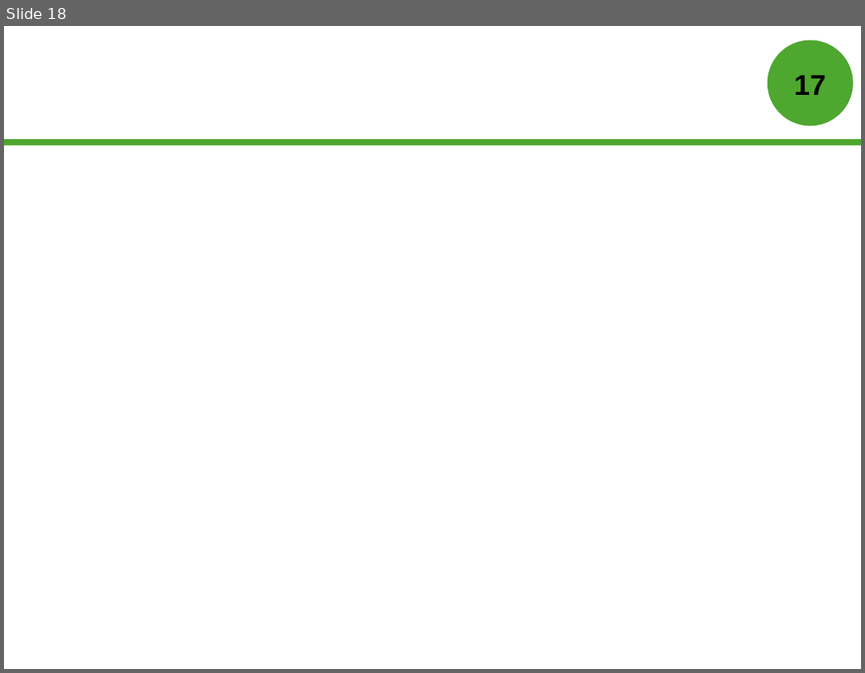
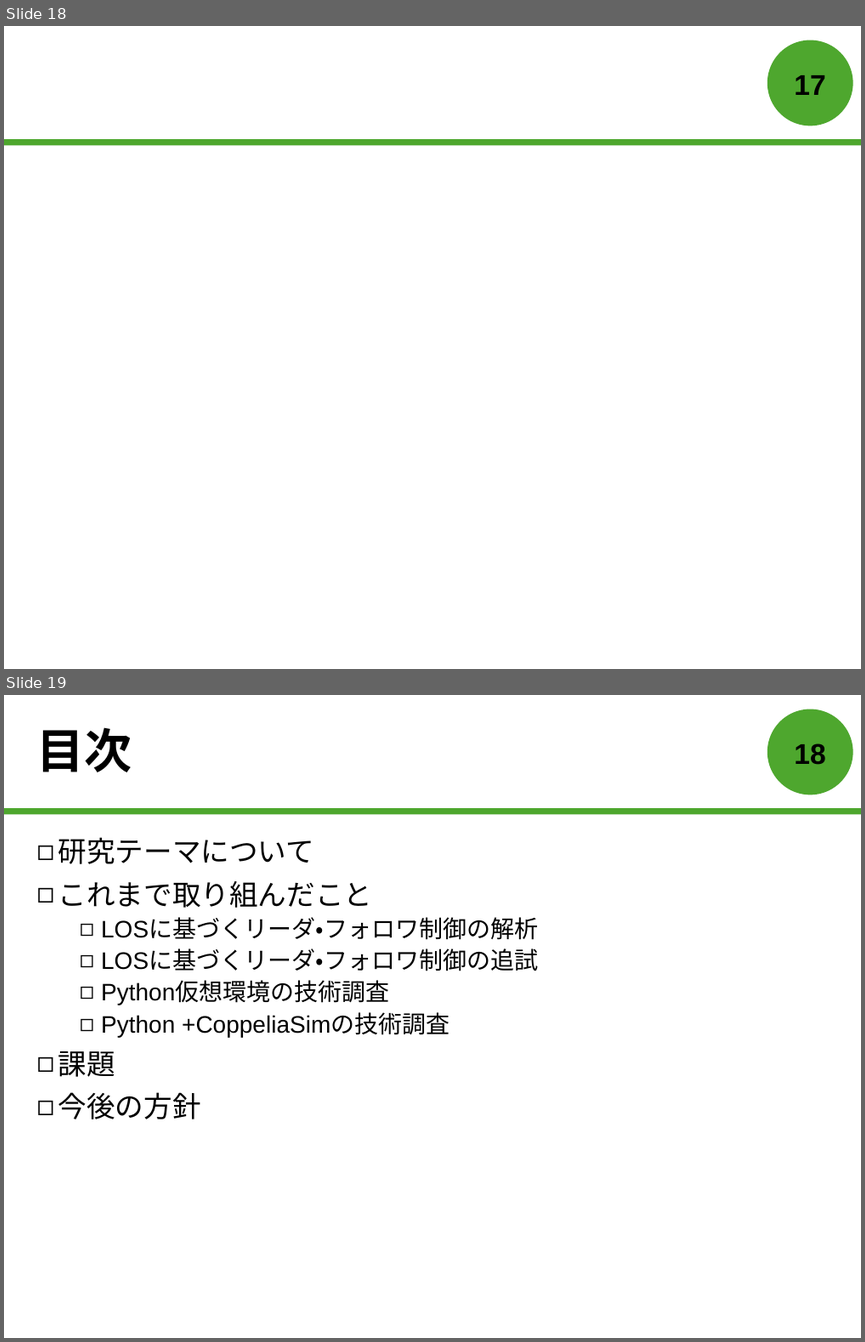
Before and after one commit to forest-book/MatlabLOSFormation, a slide deck: 森本皓斗.pptx. Shown one above the other, each under a label of ours: slide 18 before the commit, slides 18 and 19 after it. The pictures are 865x673 and 865x1342 pixels, drawn with LibreOffice and Linux fonts; fonts in the diff are those of the drawing. Boxes give left, top, right and bottom in pixels: in the first picture for what was removed or moved away, otherwise in the second. Text is boxed around its words. In the diff, an @@ line names an element or a change of style, - is before the commit and + after.

```diff
--- a/森本皓斗.pptx
+++ b/森本皓斗.pptx
@@ slide 19 added at [4, 695, 861, 1338], background #FFFFFF; not listed: 2 template elements that a slide beside it also shows @@
@@ title added at [37, 727, 132, 772], 40 pt, text #000000, bold @@
+目次
@@ page number added at [794, 743, 825, 765], 24 pt, text #000000, bold @@
+18
@@ text added at [58, 837, 538, 1119], 20 pt, text #000000 @@
+◻ 研究テーマについて
+◻ これまで取り組んだこと
+  ◻ LOSに基づくリーダ・フォロワ制御の解析
+  ◻ LOSに基づくリーダ・フォロワ制御の追試
+  ◻ Python仮想環境の技術調査
+  ◻ Python +CoppeliaSimの技術調査
+◻ 課題
+◻ 今後の方針
```
Also in this commit, not shown: 1 slide changed, 2 other slides added, 2 slides removed.
